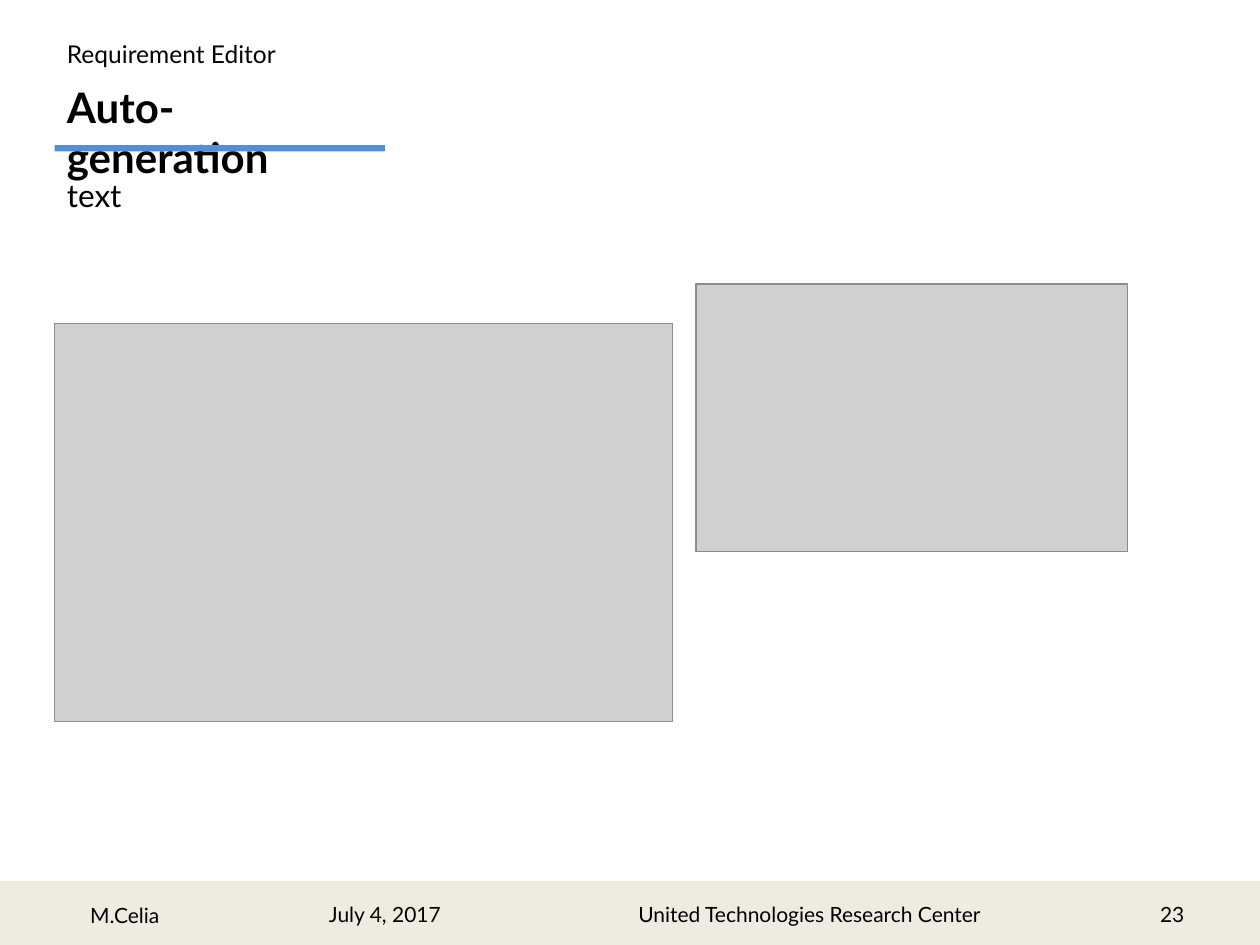
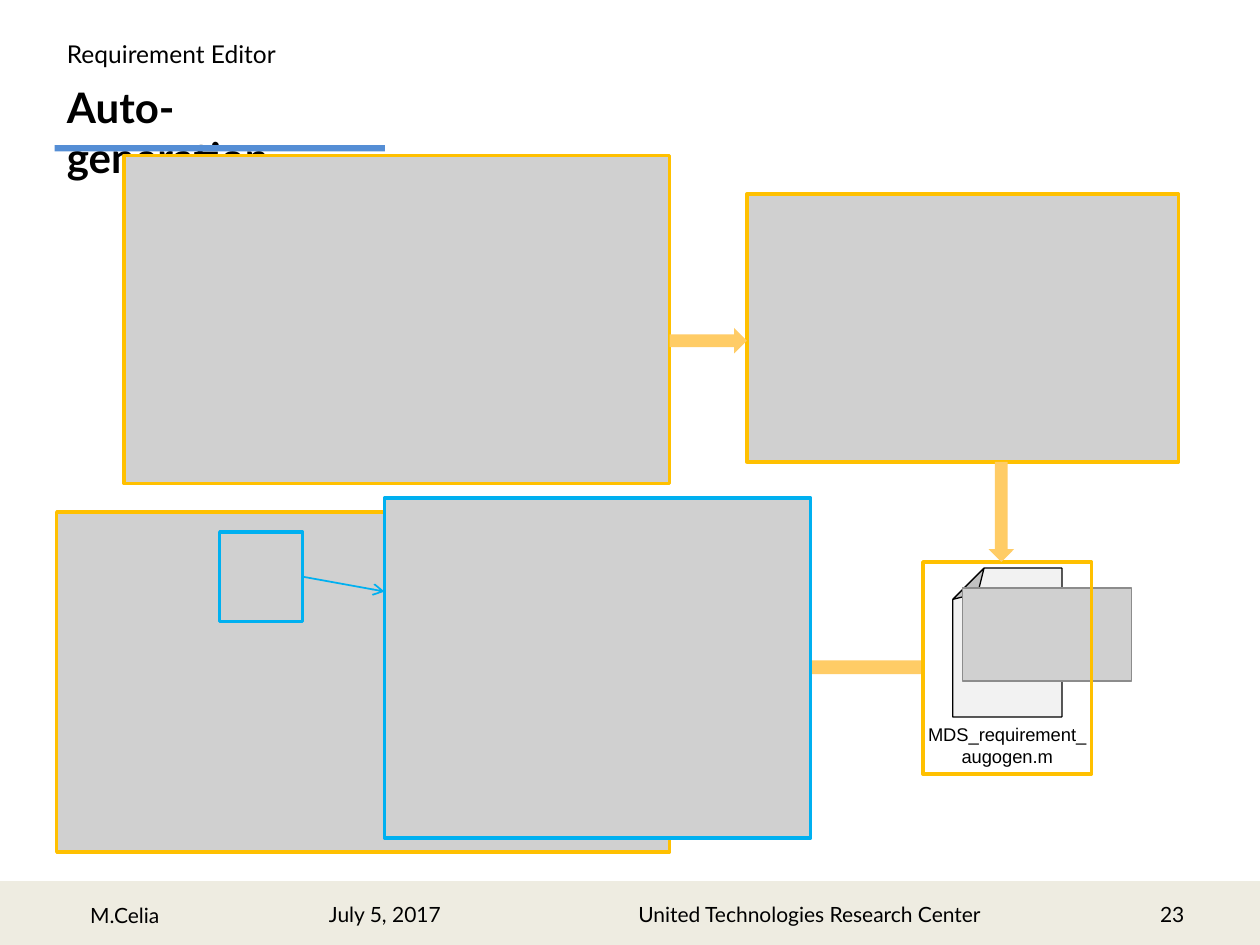
Before and after one commit to marcocelia/Master-Thesis, a slide deck: slide 23 of Presentation/RMpresentation.pptx. Drawn at 1260x945 pixels with LibreOffice and Linux fonts; fonts in the diff are those of the drawing; grey boxes stand for pictures. Boxes give left, top, right and bottom in pixels: in the first picture for what was removed or moved away, otherwise in the second. Text is boxed around its words. In the diff, an @@ line names an element or a change of style, - is before the commit and + after.

```diff
--- a/Presentation/RMpresentation.pptx
+++ b/Presentation/RMpresentation.pptx
@@ text removed at <box>67,179,122,208</box> @@
-text
@@ picture added at <box>123,155,669,483</box> @@
@@ rectangle added at <box>123,155,669,483</box>, outline #FFC000 2 pt @@
@@ picture: place and size @@
-picture at <box>696,284,1128,552</box>
+picture at <box>747,194,1179,462</box>
@@ rectangle added at <box>747,194,1179,462</box>, outline #FFC000 2 pt @@
@@ picture removed at <box>54,324,673,722</box> @@
@@ right arrow added at <box>669,328,746,353</box>, fill #FFCC66 @@
@@ right arrow added at <box>988,462,1014,561</box>, fill #FFCC66 @@
@@ picture added at <box>384,498,810,838</box> @@
@@ rectangle added at <box>384,498,810,838</box>, outline #00B0F0 2 pt @@
@@ picture added at <box>57,512,669,852</box> @@
@@ rectangle added at <box>57,512,669,852</box>, outline #FFC000 2 pt @@
@@ rectangle added at <box>219,532,302,621</box>, outline #00B0F0 2 pt @@
@@ rectangle added at <box>924,562,1092,774</box>, outline #FFC000 2 pt @@
@@ folded corner added at <box>953,568,1062,717</box>, fill #F2F2F2, outline #000000 0.75 pt @@
@@ arrow added from (302, 577) to (384, 591), #00B0F0 1 pt @@
@@ picture added at <box>963,588,1131,682</box> @@
@@ right arrow added at <box>669,654,922,682</box>, fill #FFCC66 @@
@@ text added at <box>928,727,1086,767</box>, 10.5 pt, text #000000 @@
+MDS_requirement_augogen.m
@@ text at <box>329,906,441,926</box>: text changed @@
-July 4, 2017
+July 5, 2017
```
Also in this commit, not shown: 27 other slides changed, 1 slide added, 2 other files.
